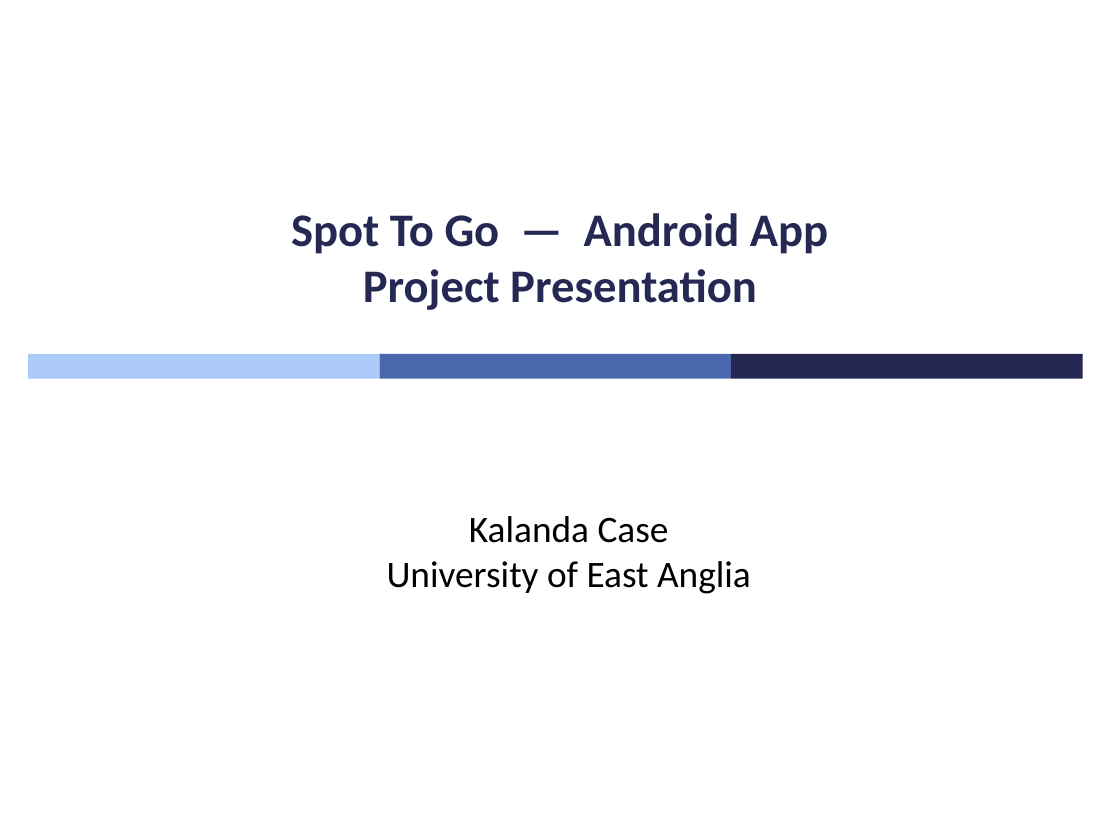
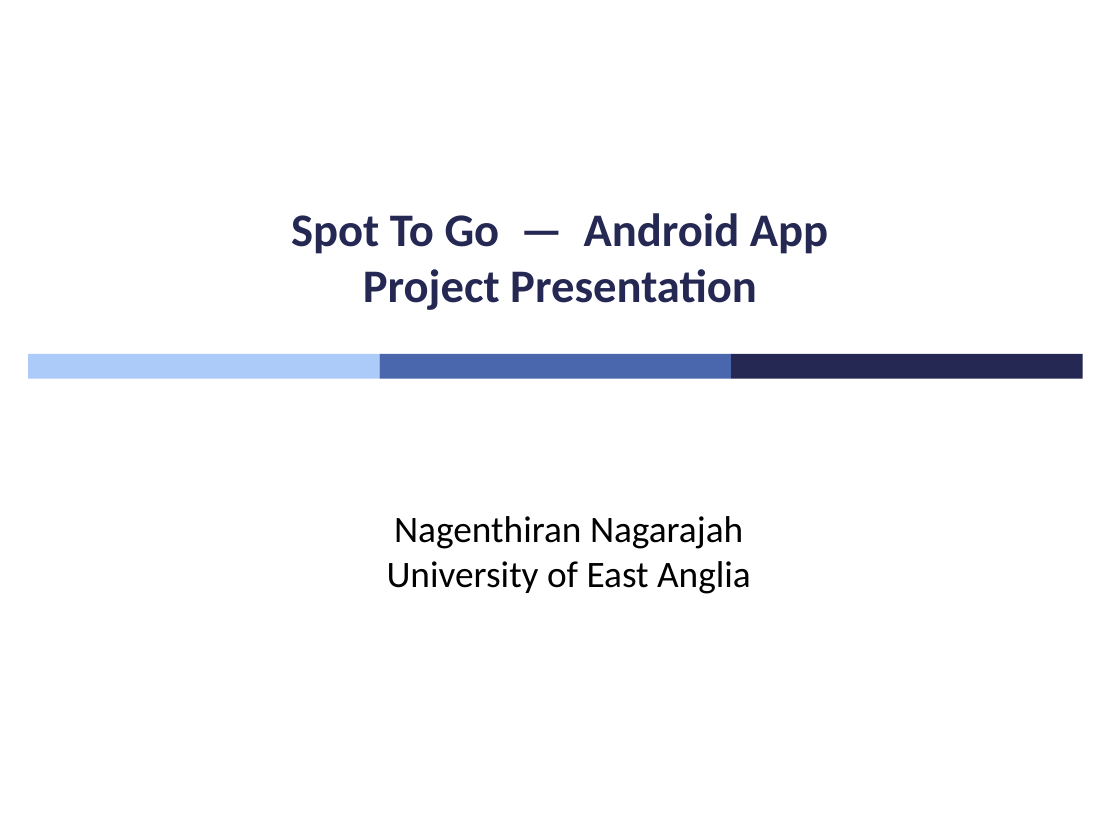
Before and after one commit to NageWC1/spot-to-go, a slide deck: slide 1 of project progress files/progress3/Spot_To_Go_Presentation.pptx. Drawn at 1120x840 pixels with LibreOffice and Linux fonts; fonts in the diff are those of the drawing. Boxes give left, top, right and bottom in pixels: in the first picture for what was removed or moved away, otherwise in the second. Text is boxed around its words. In the diff, an @@ line names an element or a change of style, - is before the commit and + after.

```diff
--- a/project progress files/progress3/Spot_To_Go_Presentation.pptx
+++ b/project progress files/progress3/Spot_To_Go_Presentation.pptx
@@ subtitle at (387, 516, 751, 594): text changed @@
-Kalanda Case
-University of East Anglia
+Nagenthiran Nagarajah
+University of East Anglia
```
Also in this commit, not shown: 1 slide added, 1 other file.
